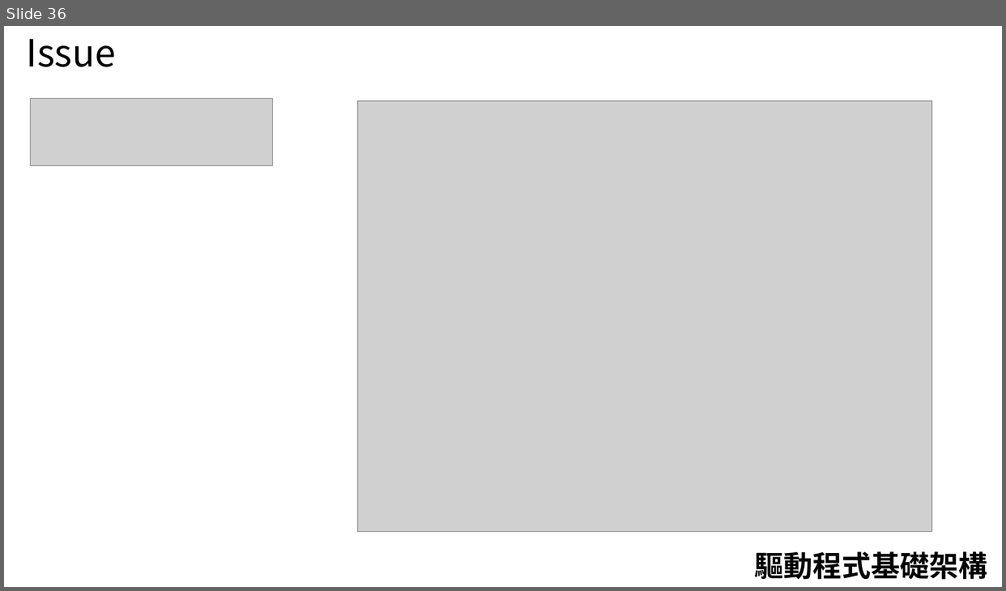
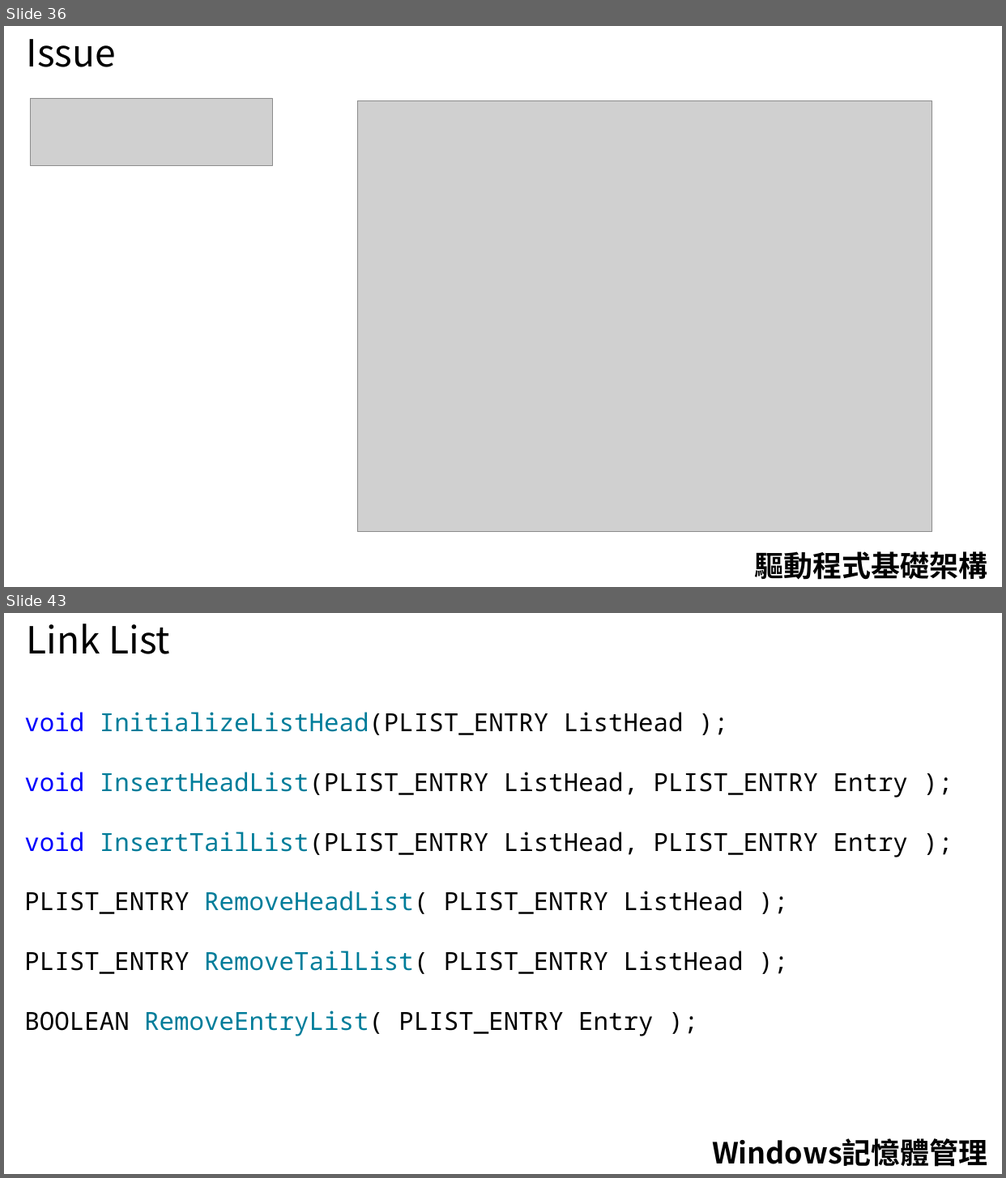
Before and after one commit to 1anhuang/Tutorial, a slide deck: WindowsDriver/Driver(Windows).pptx. Shown one above the other, each under a label of ours: slide 36 before the commit, slides 36 and 43 after it; the slides between them are not shown. The pictures are 1006x591 and 1006x1178 pixels, drawn with LibreOffice and Linux fonts; fonts in the diff are those of the drawing; grey boxes stand for pictures. Boxes give left, top, right and bottom in pixels: in the first picture for what was removed or moved away, otherwise in the second. Text is boxed around its words. In the diff, an @@ line names an element or a change of style, - is before the commit and + after.

```diff
--- a/WindowsDriver/Driver(Windows).pptx
+++ b/WindowsDriver/Driver(Windows).pptx
@@ slide 43 added at (4, 613, 1002, 1174), background #FFFFFF @@
@@ text added at (27, 624, 170, 654), 36 pt, text #000000 @@
+Link List
@@ text added at (24, 712, 908, 1037), 24 pt, text #000000 @@
+void InitializeListHead(PLIST_ENTRY ListHead );
+void InsertHeadList(PLIST_ENTRY ListHead, PLIST_ENTRY Entry );
+void InsertTailList(PLIST_ENTRY ListHead, PLIST_ENTRY Entry );
+PLIST_ENTRY RemoveHeadList( PLIST_ENTRY ListHead );
+PLIST_ENTRY RemoveTailList( PLIST_ENTRY ListHead );
+BOOLEAN RemoveEntryList( PLIST_ENTRY Entry );
@@ text added at (712, 1139, 987, 1167), 28 pt, text #000000, bold @@
+Windows記憶體管理
```
Also in this commit, not shown: 1 slide changed, 10 other slides added.
